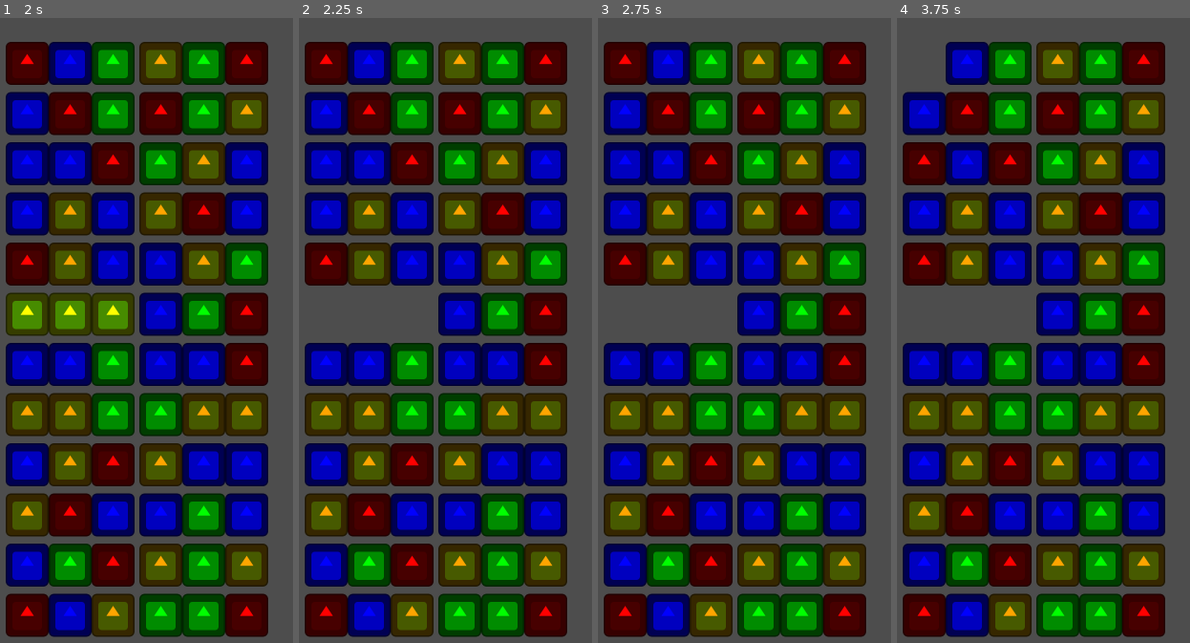
Above: before the commit, frames 1-4 (left to right).
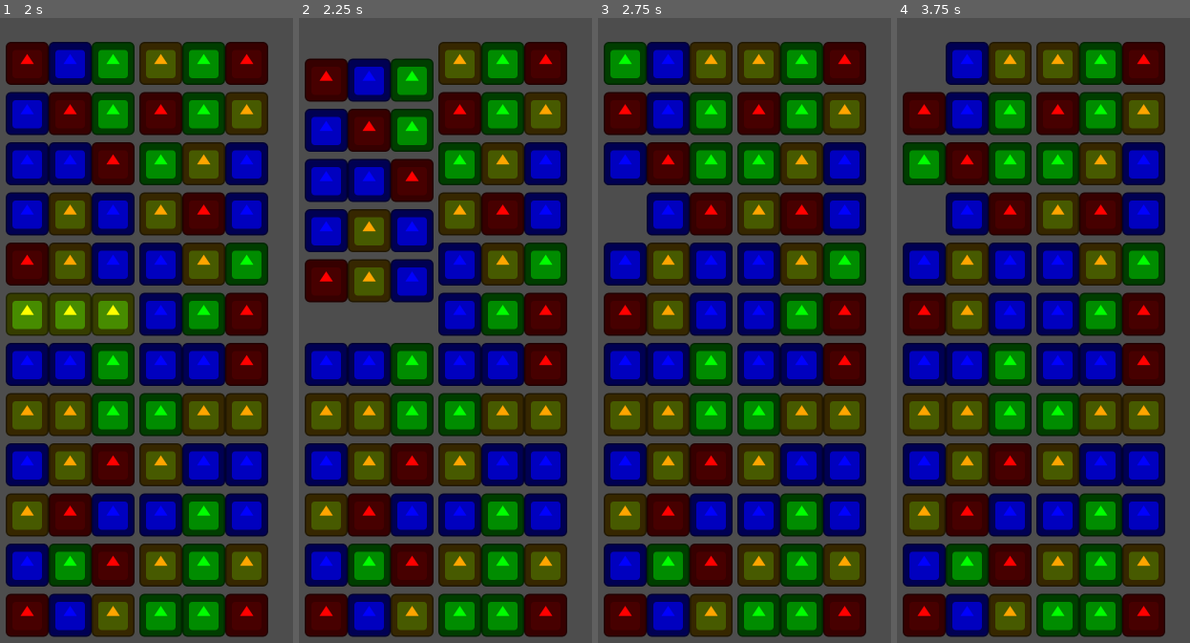
Above: after the commit, the same moments.

Repository: anielhub-guru/BoxSort
Game: Godot game, scene res://scene/UI.tscn
Two runs of this game, one before a commit and one after it. Both use one fixed random seed, a clock stepped at 60 frames per second and the inputs below. The engine's default icon, where the game draws it, is replaced by a stand-in: a white triangle on a blue panel in a dark square.
Inputs (mouse positions are in pixels of both pictures, inside the frame that each line leads up to):
- Up to frame 1 (2 s): tap Enter at 0.5 s; drag from (26, 61) to (26, 261) at 0.52 s; drag from (26, 111) to (26, 311) at 1.27 s
- Up to frame 2 (2.25 s): move the mouse to (325, 161) at 2.02 s; click (325, 161) at 2.17 s
- Up to frame 3 (2.75 s): no input
- Up to frame 4 (3.75 s): drag from (923, 211) to (923, 461) at 2.77 s; drag from (923, 61) to (923, 361) at 3.52 s

Frame 1 is identical in both runs. In frame 2, 12% of the frame differs, in the area x 1-46%, y 3-46%; in frame 3, 13%, in the area x 1-46%, y 3-51%; in frame 4, 13%.

Commit message:
gravity refill added

Diff:
--- a/scripts/grid.gd
+++ b/scripts/grid.gd
@@ -1,15 +1,19 @@
 extends Node2D
 
+# Game board and item properties
 var grid_width = 6
 var grid_height = 12
 var cell_size = 90
 var shelf_gap_x = 10
 var shelf_gap_y = 15
 
+# Game state and data
 var grid_data = []
 var draggable_item_scene = preload("res://scene/DraggableItem.tscn")
 var colors = [Color.RED, Color.BLUE, Color.GREEN, Color.ORANGE]
-
+var score = 0  # NEW: Score variable to track progress
+
+# Drag and drop variables
 var dragging = false
 var drag_start_pos = Vector2()
 var drag_offset = Vector2()
@@ -43,20 +47,17 @@
 func _create_item(item_type, x, y):
 	var item_instance = draggable_item_scene.instantiate()
 	item_instance.item_type = item_type
-
 	var sprite_instance = item_instance.get_node("Sprite2D")
 	sprite_instance.modulate = colors[item_type]
 	var tex_size = sprite_instance.texture.get_size()
 	var scale_factor = cell_size / tex_size.x
 	sprite_instance.scale = Vector2(scale_factor, scale_factor)
-
 	var extra_offset_x = int(x / 3) * shelf_gap_x
 	var extra_offset_y = int(y / 1) * shelf_gap_y
 	item_instance.position = Vector2(
 		x * cell_size + cell_size / 2 + extra_offset_x,
 		y * cell_size + cell_size / 2 + extra_offset_y
 	)
-
 	item_instance.clicked.connect(_on_item_clicked)
 	add_child(item_instance)
 	return item_instance
@@ -135,24 +136,25 @@
 		y * cell_size + cell_size / 2 + extra_offset_y
 	)
 
-## Match Detection and Removal Logic
+# -------------------------------
+# Match Detection and Gameplay Logic
+# -------------------------------
 
 func check_for_matches() -> bool:
 	var to_remove = {}
 
 	for y in range(grid_height):
-		for cell_x in range(grid_width / 3):  # Loop through each cell
-			var start_x = cell_x * 3  # The starting x-index for this cell
-
-			for x in range(start_x, start_x + 1): # Check for a set of three within the cell
-				var item1 = grid_data[x][y]
-				var item2 = grid_data[x+1][y]
-				var item3 = grid_data[x+2][y]
-
-				if item1 and item2 and item3 and item1.item_type == item2.item_type and item2.item_type == item3.item_type:
-					to_remove[Vector2(x, y)] = true
-					to_remove[Vector2(x+1, y)] = true
-					to_remove[Vector2(x+2, y)] = true
+		for cell_x in range(grid_width / 3):
+			var start_x = cell_x * 3
+			var x = start_x
+			var item1 = grid_data[x][y]
+			var item2 = grid_data[x+1][y]
+			var item3 = grid_data[x+2][y]
+
+			if item1 and item2 and item3 and item1.item_type == item2.item_type and item2.item_type == item3.item_type:
+				to_remove[Vector2(x, y)] = true
+				to_remove[Vector2(x+1, y)] = true
+				to_remove[Vector2(x+2, y)] = true
 
 	if to_remove.size() > 0:
 		highlight_and_remove(to_remove.keys())
@@ -160,6 +162,10 @@
 	return false
 
 func highlight_and_remove(matched_positions):
+	# NEW: Add score before removing items
+	add_score(matched_positions.size())
+
+	# Highlight yellow before removing
 	for pos in matched_positions:
 		var gx = int(pos.x)
 		var gy = int(pos.y)
@@ -168,9 +174,73 @@
 
 	await get_tree().create_timer(0.2).timeout
 
+	# Remove the matched items
 	for pos in matched_positions:
 		var gx = int(pos.x)
 		var gy = int(pos.y)
 		if _is_inside_grid(gx, gy) and grid_data[gx][gy]:
 			grid_data[gx][gy].queue_free()
 			grid_data[gx][gy] = null
+
+	# NEW: After removing items, apply gravity and refill the grid
+	apply_gravity()
+
+# NEW: Function to add to the score
+func add_score(matched_count):
+	# Placeholder scoring logic: 10 points per matched item
+	score += matched_count * 10
+	print("Current score: ", score)
+
+# NEW: Gravity function to make items drop down
+func apply_gravity():
+	var tween = create_tween().set_parallel(true)
+	var should_refill = false
+
+	for x in range(grid_width):
+		for y in range(grid_height - 1, 0, -1):
+			if grid_data[x][y] == null:
+				for y_above in range(y - 1, -1, -1):
+					if grid_data[x][y_above] != null:
+						var item_to_move = grid_data[x][y_above]
+						grid_data[x][y] = item_to_move
+						grid_data[x][y_above] = null
+
+						var new_pos = _get_cell_center(x, y)
+						tween.tween_property(item_to_move, "position", new_pos, 0.2)
+						should_refill = true
+						break
+
+	# Wait for items to drop before refilling
+	if should_refill:
+		await tween.finished
+
+	# After gravity, refill the top of the grid
+	refill_grid()
+
+# NEW: Function to refill empty spots at the top of the grid
+func refill_grid():
+	var tween = create_tween().set_parallel(true)
+	var new_items_created = false
+
+	for x in range(grid_width):
+		for y in range(grid_height):
+			if grid_data[x][y] == null:
+				var item_type = randi() % colors.size()
+				var item_instance = _create_item(item_type, x, y)
+				grid_data[x][y] = item_instance
+
+				# Start the item off-screen at the top
+				var start_pos = _get_cell_center(x, -1)
+				item_instance.position = start_pos
+
+				# Animate it dropping into place
+				var end_pos = _get_cell_center(x, y)
+				tween.tween_property(item_instance, "position", end_pos, 0.2)
+				new_items_created = true
+
+	# Wait for the new items to drop before checking for new matches
+	if new_items_created:
+		await tween.finished
+
+	# Check for new matches that might have formed from the refill
+	check_for_matches()
